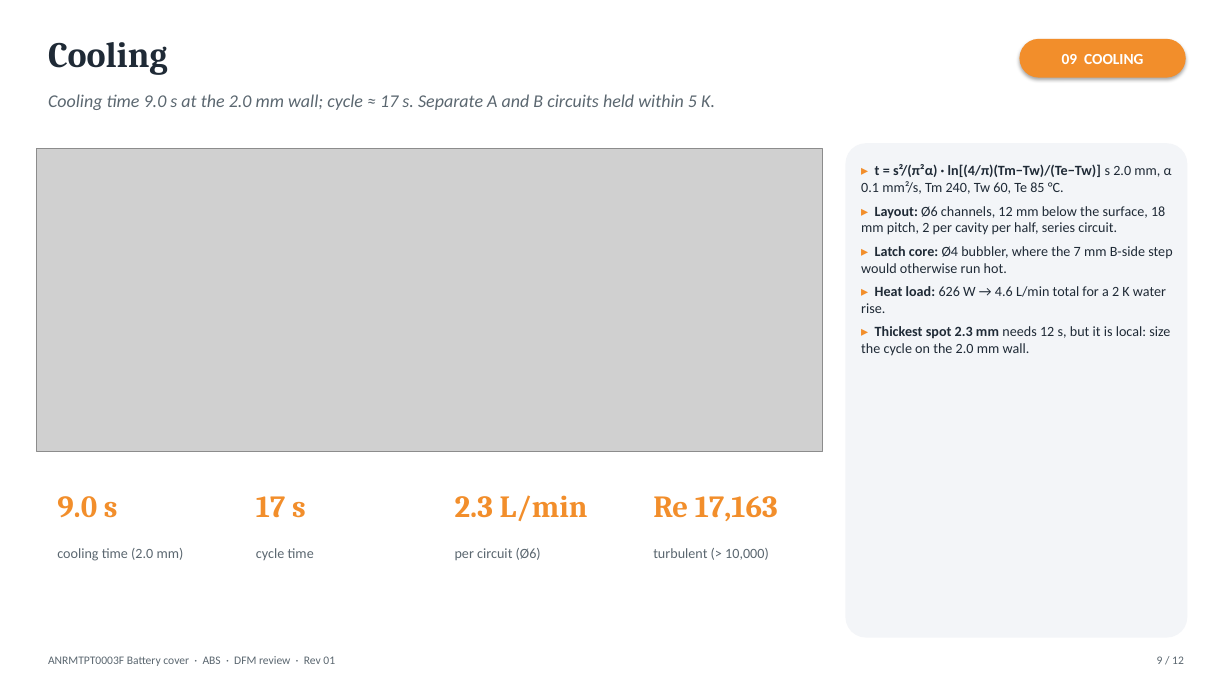
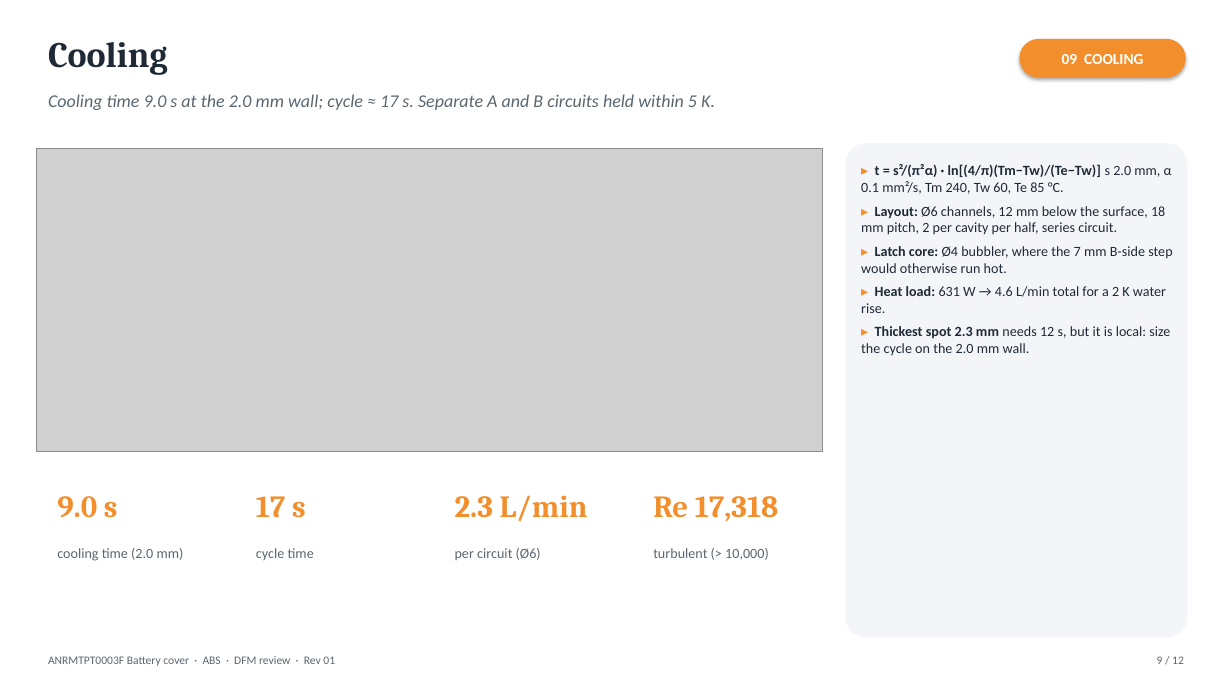
Before and after one commit to moatazmostafaeleraky-eng/Moataz-engineering, a slide deck: slide 9 of output/DFM.pptx. Drawn at 1232x693 pixels with LibreOffice and Linux fonts; fonts in the diff are those of the drawing; grey boxes stand for pictures. Boxes give left, top, right and bottom in pixels: in the first picture for what was removed or moved away, otherwise in the second. Text is boxed around its words. In the diff, an @@ line names an element or a change of style, - is before the commit and + after.

```diff
--- a/output/DFM.pptx
+++ b/output/DFM.pptx
@@ text at bbox=[861, 286, 1166, 313]: text changed @@
-▸ Heat load: 626 W → 4.6 L/min total for a 2 K water rise.
+▸ Heat load: 631 W → 4.6 L/min total for a 2 K water rise.
@@ text at bbox=[653, 496, 778, 521]: text changed @@
-Re 17,163
+Re 17,318
```
Also in this commit, not shown: 10 other slides changed, 17 other files.
